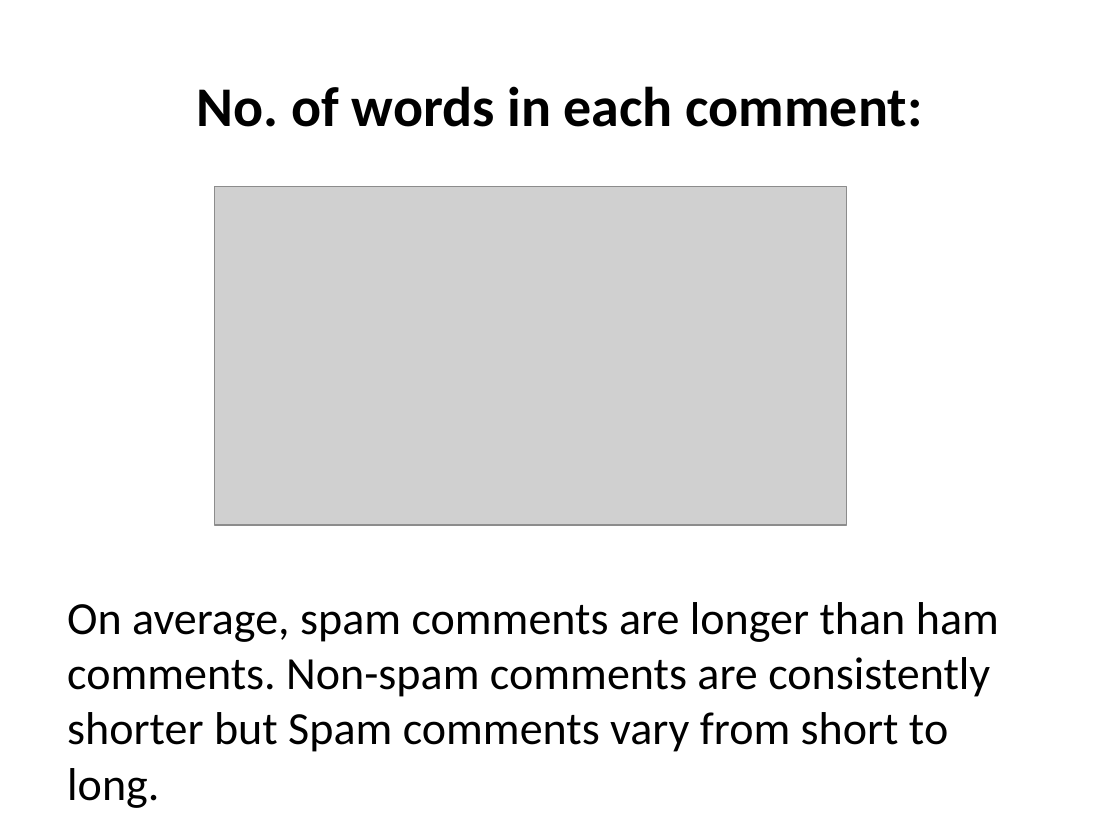
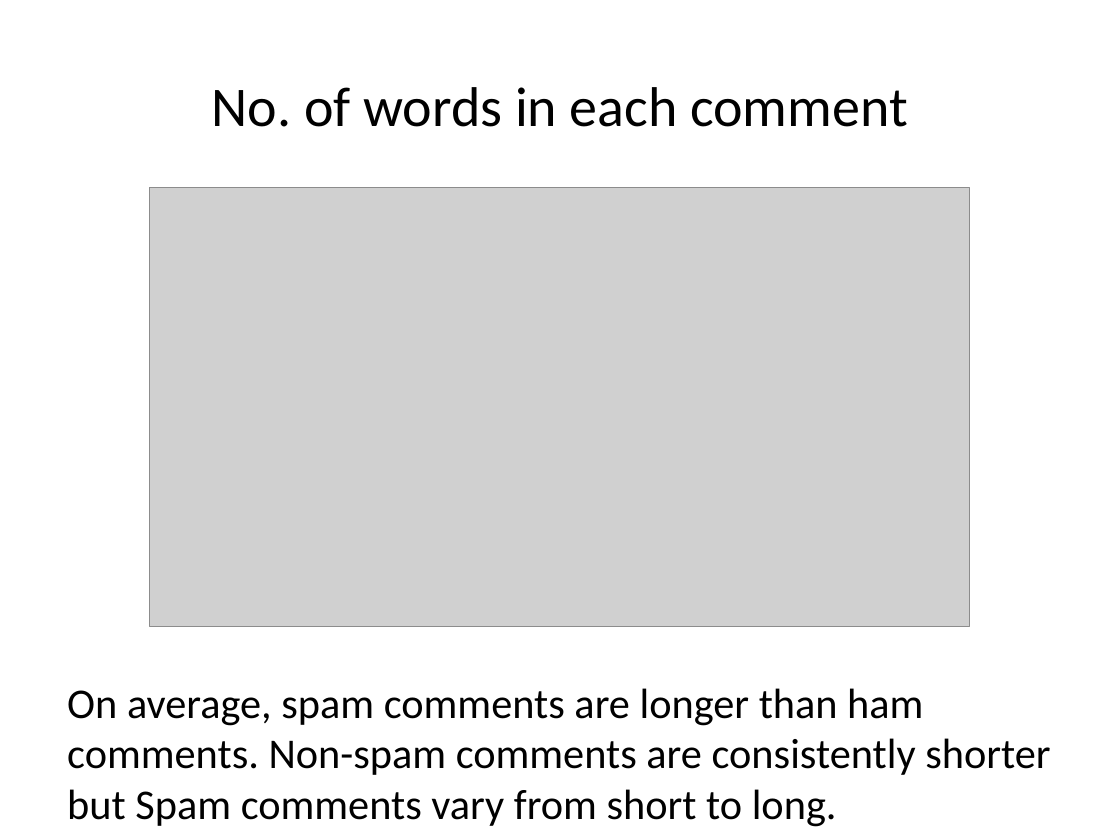
Before and after one commit to Preeti24/Youtube-comments, a slide deck: slide 6 of SlideDeck.pptx. Drawn at 1120x840 pixels with LibreOffice and Linux fonts; fonts in the diff are those of the drawing; grey boxes stand for pictures. Boxes give left, top, right and bottom in pixels: in the first picture for what was removed or moved away, otherwise in the second. Text is boxed around its words. In the diff, an @@ line names an element or a change of style, - is before the commit and + after.

```diff
--- a/SlideDeck.pptx
+++ b/SlideDeck.pptx
@@ title at (212, 87, 908, 127): text changed; bold off @@
-No. of words in each comment:
+No. of words in each comment
@@ text "On average, spam comments are ..." at (67, 688, 1050, 827): size 29.6 to 27.2 pt @@
@@ picture: place and size @@
-picture at (214, 187, 847, 525)
+picture at (149, 187, 969, 626)
```
Also in this commit, not shown: 9 other slides changed.
